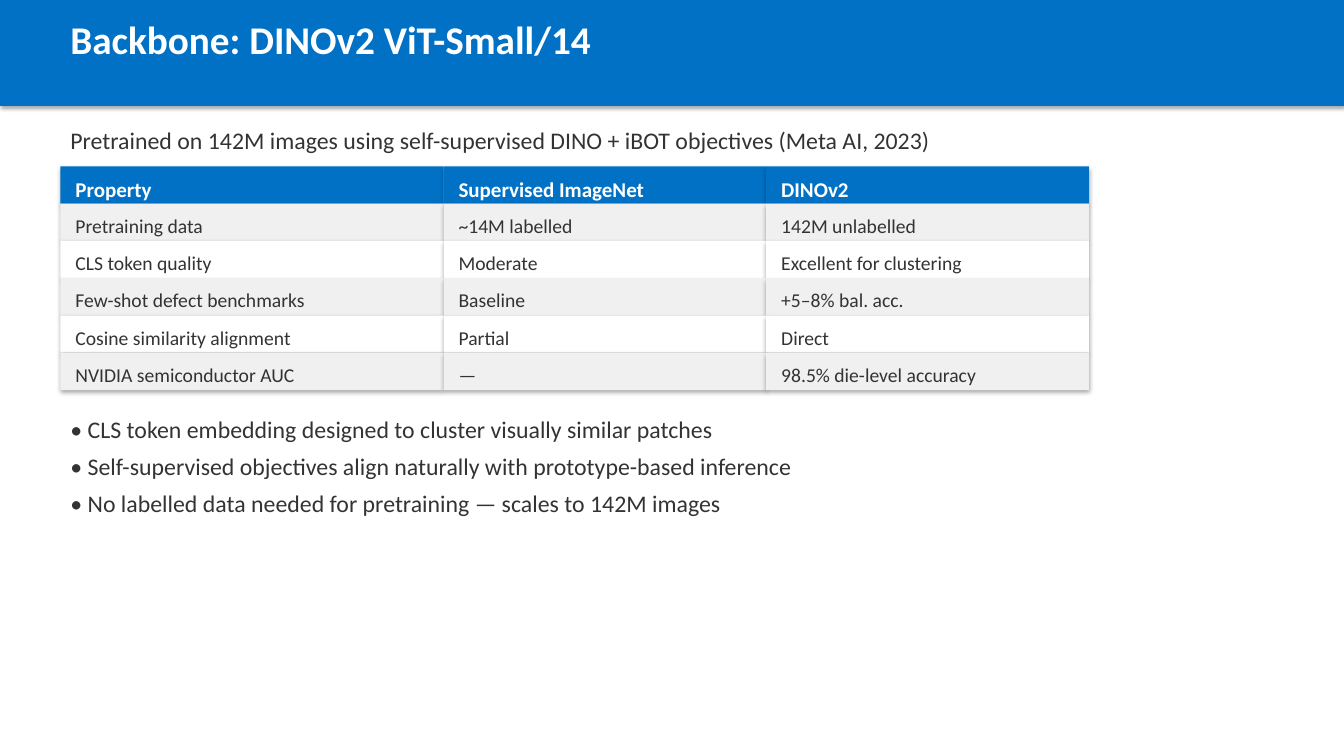
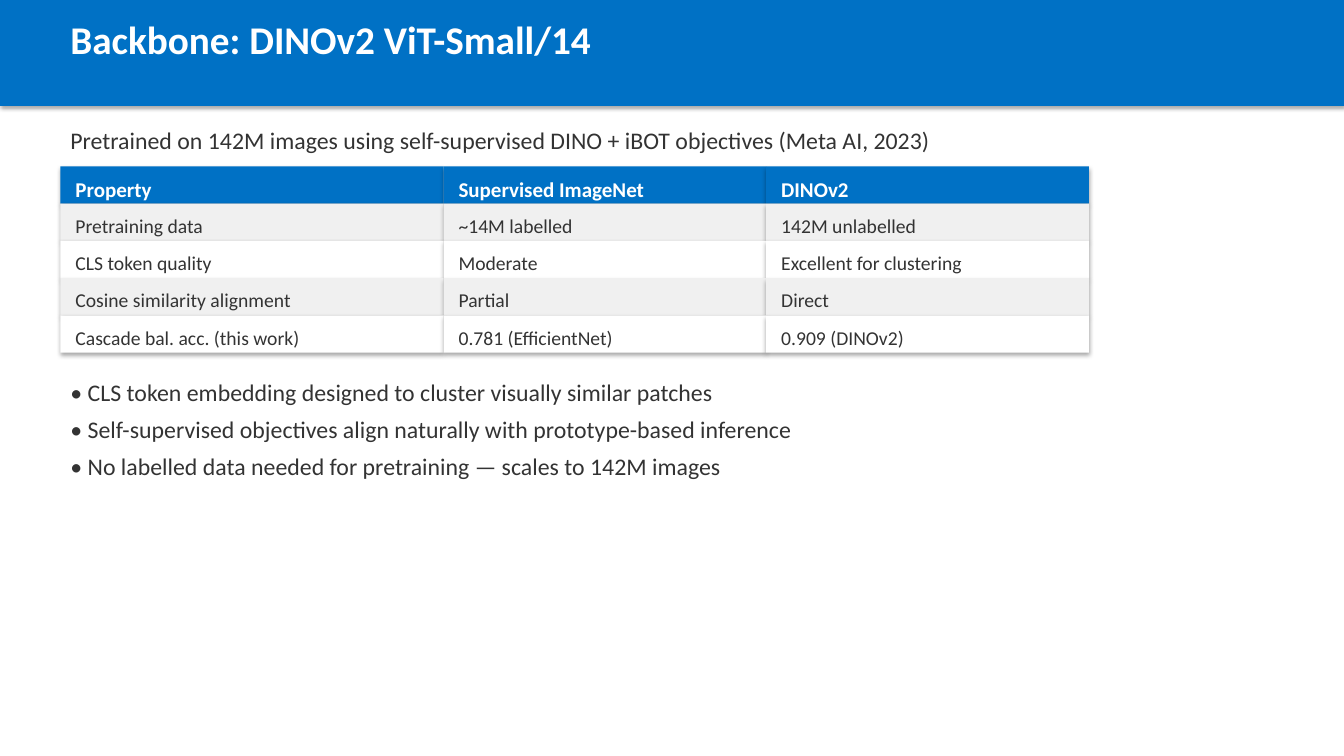
Before and after one commit to hitheshrai/Semiconductor-challenge, a slide deck: slide 5 of presentation/slides.pptx. Drawn at 1344x756 pixels with LibreOffice and Linux fonts; fonts in the diff are those of the drawing. Boxes give left, top, right and bottom in pixels: in the first picture for what was removed or moved away, otherwise in the second. Text is boxed around its words. In the diff, an @@ line names an element or a change of style, - is before the commit and + after.

Commit message:
Fix name and remove unverified claims
- Correct author name: Hithesh Vurukonda → Hithesh Rai Purushothama
- Remove fabricated NVIDIA 98.5% accuracy claim (no source)
- Remove fabricated +5–8% few-shot benchmark comparison (no source)
- Replace with actual measured results from this project

```diff
--- a/presentation/slides.pptx
+++ b/presentation/slides.pptx
@@ text removed at <box>75,293,304,307</box> @@
-Few-shot defect benchmarks
@@ text removed at <box>459,293,526,307</box> @@
-Baseline
@@ 3 texts: place and size @@
-3 texts at <box>75,331,829,349</box>
+3 texts at <box>75,293,829,311</box>
@@ text removed at <box>781,293,904,307</box> @@
-+5–8% bal. acc.
@@ rectangle removed at <box>60,353,444,390</box> @@
@@ text added at <box>75,331,299,348</box>, 14 pt, text #333333 @@
+Cascade bal. acc. (this work)
@@ rectangle removed at <box>444,353,766,390</box> @@
@@ text removed at <box>449,358,761,390</box> @@
-—
@@ text added at <box>459,331,613,348</box>, 14 pt, text #333333 @@
+0.781 (EfficientNet)
@@ rectangle removed at <box>766,353,1089,390</box> @@
@@ text added at <box>781,331,903,348</box>, 14 pt, text #333333 @@
+0.909 (DINOv2)
@@ text "• CLS token embedding designed ...": place and size @@
-text "• CLS token embedding designed ..." at <box>88,421,791,516</box>
+text "• CLS token embedding designed ..." at <box>88,384,791,479</box>
@@ text removed at <box>75,368,294,382</box> @@
-NVIDIA semiconductor AUC
@@ text removed at <box>781,368,976,385</box> @@
-98.5% die-level accuracy
```
Also in this commit, not shown: 1 other slide changed, 3 other files.
